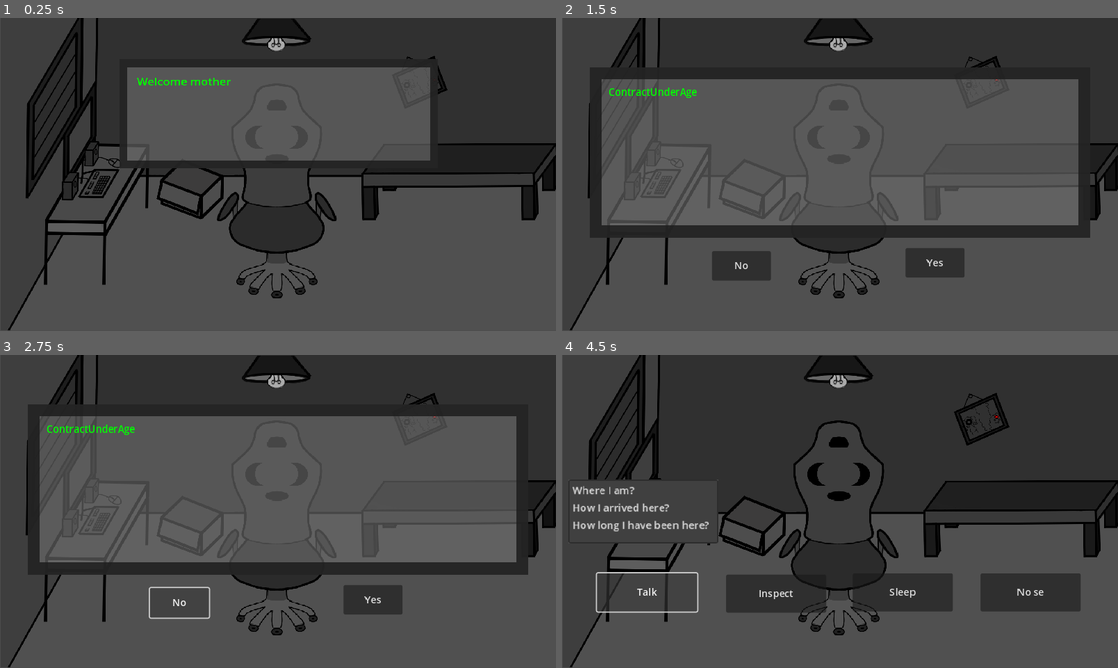
Above: before the commit, frames 1-4 (two rows, left to right).
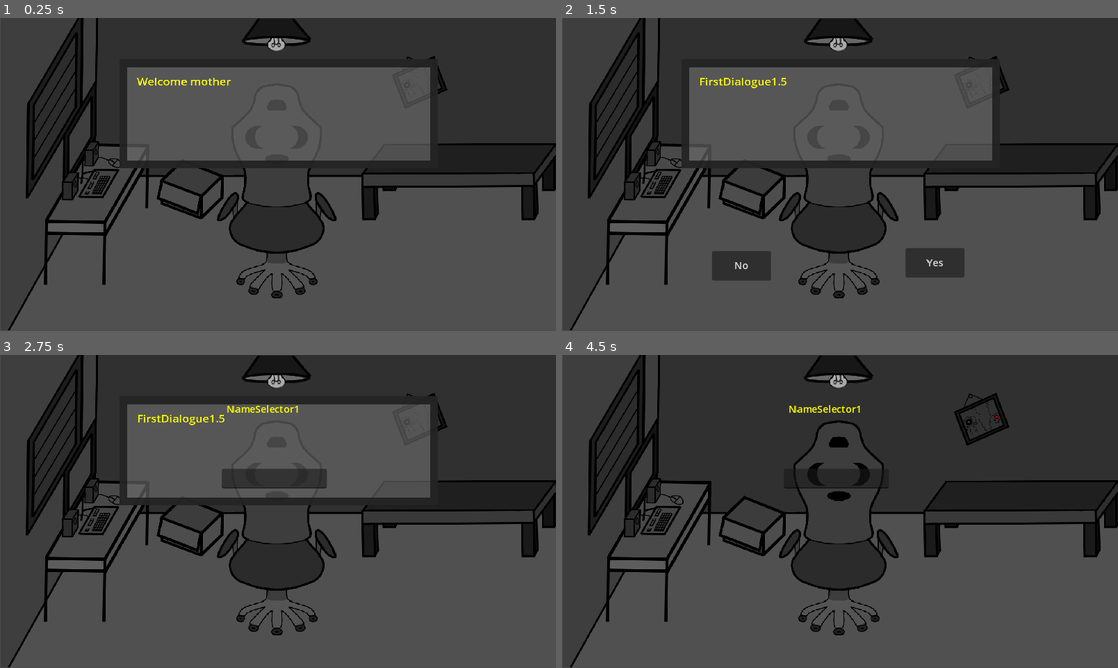
Above: after the commit, the same moments.

Repository: IkerFe/Paranoia
Game: Godot game, scene res://scenes/paranoia.tscn
The game is run twice, just before and just after one commit, with the same random seed, the same clock (stepped at 60 frames per second) and the same inputs.
Inputs (mouse positions are in pixels of both pictures, inside the frame that each line leads up to):
- Up to frame 1 (0.25 s): no input
- Up to frame 2 (1.5 s): tap Enter at 0.5, 0.6, 1.35 s; move the mouse to (962, 158) at 0.52 s; click (962, 158) at 0.67 s; tap Space at 0.77, 1.25 s; move the mouse to (728, 190) at 1.27 s; click (728, 190) at 1.42 s
- Up to frame 3 (2.75 s): tap Space at 1.52 s; click "No" at 2 s
- Up to frame 4 (4.5 s): click (934, 599) at 2.75 s, where only the run before the commit has a clickable "Yes"; tap Enter at 3.5, 3.6 s; move the mouse to (895, 442) at 3.52 s; click (895, 442) at 3.67 s; click (645, 592) at 4.25 s, where only the run before the commit has a clickable "Talk"

The runs differ from the first frame. In frame 1, 0.2% of the frame differs, in the area x 24-42%, y 19-22%; in frame 2, 24%; in frame 3, 27%, in the area x 5-95%, y 13-85%; in frame 4, 8.9%.
Error after the commit: Cannot call method 'connect' on a null value. (res://scripts/Inspect/selectObject.gd:17)

Commit message:
Escena inicio acabada -logros

Diff:
--- a/Paranoia/scenes/paranoia.tscn
+++ b/Paranoia/scenes/paranoia.tscn
@@ -8,6 +8,7 @@
 [ext_resource type="Script" path="res://scripts/Inspect/selectObject.gd" id="3_q1ynn"]
 [ext_resource type="Texture2D" uid="uid://bdbjxxcg3oekr" path="res://assets/prueb1.png" id="6_sp7hb"]
 [ext_resource type="Texture2D" uid="uid://c27v4v3ghsxoy" path="res://assets/prueb2.png" id="7_7cddo"]
+[ext_resource type="Texture2D" uid="uid://bg8d3nkggdry3" path="res://assets/boxColider.png" id="8_4xcta"]
 [ext_resource type="Texture2D" uid="uid://cixuwr3s7ii5e" path="res://assets/background.png" id="8_lx6n2"]
 [ext_resource type="Texture2D" uid="uid://cyhkbgg3xw0g8" path="res://assets/window.png" id="9_87m1q"]
 [ext_resource type="Texture2D" uid="uid://bks7h4lp6k4yv" path="res://assets/table.png" id="10_j7gyu"]
@@ -19,12 +20,16 @@
 [ext_resource type="Texture2D" uid="uid://hjhjr28ectbw" path="res://assets/mouse CHANGE.png" id="16_uqhjp"]
 [ext_resource type="Texture2D" uid="uid://2lbl5lg6qamy" path="res://assets/screen.png" id="17_mp1ts"]
 [ext_resource type="Texture2D" uid="uid://dur2iq02o7813" path="res://assets/speaker.png" id="18_qp6i4"]
-[ext_resource type="Script" path="res://scripts/She.gd" id="19_lwa40"]
+[ext_resource type="Script" path="res://scripts/MainCharacter/She.gd" id="19_lwa40"]
 [ext_resource type="Texture2D" uid="uid://p7yxfl0s2n74" path="res://assets/light.png" id="20_rhj0t"]
 [ext_resource type="Texture2D" uid="uid://b78bbgwr8ppdv" path="res://assets/recuadroTexto.png" id="22_tcwrw"]
-[ext_resource type="Script" path="res://scripts/popUp.gd" id="23_eb1w8"]
-[ext_resource type="Script" path="res://scenes/ButtonYesPopUp.gd" id="23_icxp5"]
-[ext_resource type="Script" path="res://scripts/protagonistTextVisible.gd" id="25_ssu0x"]
+[ext_resource type="Script" path="res://scripts/PopUp/popUp.gd" id="23_eb1w8"]
+[ext_resource type="Script" path="res://scripts/PopUp/ButtonPopUp.gd" id="23_icxp5"]
+[ext_resource type="Script" path="res://scripts/InsertText/ButtonInsertTextNo.gd" id="23_tcbj3"]
+[ext_resource type="Script" path="res://scripts/MainCharacter/protagonistTextVisible.gd" id="25_ssu0x"]
+[ext_resource type="Script" path="res://scripts/InsertText/playerInsertText.gd" id="26_3y6w7"]
+[ext_resource type="Script" path="res://scripts/InsertText/ButtonInsertTextYes.gd" id="27_oge5b"]
+[ext_resource type="Script" path="res://scripts/controlYes&No.gd" id="28_d38lv"]
 
 [sub_resource type="RectangleShape2D" id="RectangleShape2D_g8sv1"]
 size = Vector2(550.944, 472.398)
@@ -59,6 +64,9 @@
 position = Vector2(306.806, 277.487)
 scale = Vector2(0.505081, 0.505081)
 texture = ExtResource("12_ka81t")
+script = ExtResource("3_q1ynn")
+default_texture = ExtResource("12_ka81t")
+hover_texture = ExtResource("8_4xcta")
 
 [node name="Break" type="Sprite2D" parent="."]
 position = Vector2(682.723, 104.712)
@@ -230,7 +238,7 @@
 scale = Vector2(0.636452, 0.63114)
 texture = ExtResource("22_tcwrw")
 
-[node name="ButtonNo" type="Button" parent="SheText"]
+[node name="ButtonNoInsertText" type="Button" parent="SheText"]
 visible = false
 layout_mode = 0
 offset_left = 240.0
@@ -238,8 +246,9 @@
 offset_right = 336.0
 offset_bottom = 423.22
 text = "No"
-
-[node name="ButtonYes" type="Button" parent="SheText"]
+script = ExtResource("23_tcbj3")
+
+[node name="ButtonPopUp" type="Button" parent="SheText"]
 visible = false
 layout_mode = 0
 offset_left = 555.183
@@ -252,7 +261,7 @@
 [node name="PopUpScript" type="Node" parent="SheText" node_paths=PackedStringArray("popUp", "yesButton", "noButton", "popUpText")]
 script = ExtResource("23_eb1w8")
 popUp = NodePath("../BackroundPopUp")
-yesButton = NodePath("../ButtonYes")
+yesButton = NodePath("../ButtonPopUp")
 noButton = NodePath("../ButtonNo")
 popUpText = NodePath("../TextPopUp")
 
@@ -282,3 +291,46 @@
 script = ExtResource("25_ssu0x")
 text = NodePath("../Dialogue")
 background = NodePath("../BackgoundProtagonist")
+
+[node name="InsertText2" type="Node" parent="SheText" node_paths=PackedStringArray("text", "insertText")]
+script = ExtResource("26_3y6w7")
+text = NodePath("../TextPopUp2")
+insertText = NodePath("../InsertText")
+
+[node name="InsertText" type="LineEdit" parent="SheText"]
+visible = false
+layout_mode = 0
+offset_left = 357.068
+offset_top = 181.152
+offset_right = 528.068
+offset_bottom = 213.152
+
+[node name="TextPopUp2" type="RichTextLabel" parent="SheText"]
+visible = false
+layout_mode = 0
+offset_left = 365.445
+offset_top = 73.2984
+offset_right = 566.445
+offset_bottom = 120.298
+bbcode_enabled = true
+
+[node name="ButtonYesInsertText" type="Button" parent="SheText"]
+visible = false
+layout_mode = 0
+offset_left = 555.183
+offset_top = 369.984
+offset_right = 651.183
+offset_bottom = 417.984
+text = "Yes"
+script = ExtResource("27_oge5b")
+
+[node name="ControlYes&No" type="Node" parent="SheText"]
+script = ExtResource("28_d38lv")
+
+[node name="ButtonNo" type="Button" parent="SheText"]
+visible = false
+offset_left = 240.0
+offset_top = 375.22
+offset_right = 336.0
+offset_bottom = 423.22
+text = "No"
--- /dev/null
+++ b/Paranoia/scripts/InsertText/ButtonInsertTextNo.gd
@@ -0,0 +1,13 @@
+extends Button
+
+@export var mi_variable: int = 0
+
+func _ready():
+	connect("pressed", Callable(self, "buttonPressed"))
+
+func buttonPressed():
+	var showButtons =  $"../ControlYes&No"
+	showButtons.hide_buttons("ButtonYesInsertText","ButtonNoInsertText")
+	var insertText =  $"../InsertText2"
+	insertText.showPlayerInsertText()
+	Global.OrderDialogue = 3
--- /dev/null
+++ b/Paranoia/scripts/InsertText/ButtonInsertTextYes.gd
@@ -0,0 +1,11 @@
+extends Button
+
+var endStartDialogue = false
+
+func _ready():
+	connect("pressed", Callable(self, "buttonPressed"))
+
+func buttonPressed():
+	var hideButtons =  $"../ControlYes&No"
+	hideButtons.hide_buttons(self.name,"ButtonNoInsertText")
+	endStartDialogue = true
--- /dev/null
+++ b/Paranoia/scripts/InsertText/playerInsertText.gd
@@ -0,0 +1,32 @@
+extends Node
+
+@export var text: RichTextLabel
+@export var insertText: LineEdit
+
+var texto_guardado: String = ""
+
+func _ready():
+	insertText.max_length = 33
+	match Global.OrderDialogue:
+		1:
+			Global.Dialogue = [
+				"NameSelector1",
+			]
+	Global.update_dialogue_text(text)
+	# Conecta la señal `text_submitted` en lugar de `text_entered`
+	insertText.connect("text_submitted", Callable(self, "pressEnter"))
+
+func pressEnter(nuevo_texto: String) -> void:
+	texto_guardado = nuevo_texto
+	print("textCorrect", texto_guardado)
+	hidePlayerInsertText()
+	var textProta = $"../TextProta"
+	textProta.protagonistTextAppear()
+
+func showPlayerInsertText():
+	insertText.visible = true;
+	text.visible = true;
+
+func hidePlayerInsertText():
+	insertText.visible = false;
+	text.visible = false;
--- a/Paranoia/scripts/She.gd
+++ b/Paranoia/scripts/MainCharacter/She.gd
@@ -11,24 +11,43 @@
 	Global.avanzar_dialogo(dialogueProtagonist)
 
 func _input(event):
-	if event.is_pressed() and (
+
+	if Global.EndDialogue == true:
+		end_dialogue()
+
+	elif event.is_pressed() and (
 	event is InputEventMouseButton and event.button_index != MOUSE_BUTTON_WHEEL_UP and event.button_index != MOUSE_BUTTON_WHEEL_DOWN
 	or event is InputEventScreenTouch
 	or event is InputEventKey and (event.keycode == KEY_ENTER or event.keycode == KEY_SPACE)):
 		Global.avanzar_dialogo(dialogueProtagonist)
-	if Global.EndDialogue == true:
-		end_dialogue()
+
+
 
 func end_dialogue():
 		match Global.OrderDialogue:
-			1:
+			4:
 				var textProta = $"TextProta"
 				textProta.protagonistTextDisappear()
 				var popUp_script = $"PopUpScript"
 				popUp_script.popUpAppear()
 			2:
-				print("OrderDialogue Value: ", Global.OrderDialogue)  # Verifica el valor actual
-				var hide_script = $HideScript
-				hide_script.handle_button_press()
 				Global.DialogueActive = false
-				queue_free()
+				var textProta = $"TextProta"
+				textProta.endProtagonistGrupText()
+
+			3:
+				var textProta = $"TextProta"
+				textProta.protagonistTextDisappear()
+				var insertText = $"InsertText2"
+				insertText.showPlayerInsertText()
+
+
+			1:
+				var showButtonsInsert = $"ButtonYesInsertText"
+				var showInsertButtons = $"ControlYes&No"
+				showInsertButtons.show_buttons("ButtonYesInsertText","ButtonNoInsertText")
+
+				if(showButtonsInsert.endStartDialogue == true):
+					var showButtons = $"HideScript"
+					showButtons.handle_button_press()
+					queue_free()
--- a/Paranoia/scripts/protagonistTextVisible.gd
+++ b/Paranoia/scripts/MainCharacter/protagonistTextVisible.gd
@@ -7,12 +7,15 @@
 	text.visible = false
 	background.visible = false
 
-func protagonistTextAppear():
-	Global.EndDialogue = false
+func endProtagonistGrupText():
 	Global.OrderDialogue += 1
 	Global.NumActualDialogue = -1
 	Global.TextDialogueProta()
 	Global.avanzar_dialogo(text)
+
+func protagonistTextAppear():
+	Global.EndDialogue = false
+	endProtagonistGrupText()
 	text.visible = true
 	background.visible = true
 	Global.DialogueActive = true
--- a/Paranoia/scenes/ButtonYesPopUp.gd
+++ b/Paranoia/scripts/PopUp/ButtonPopUp.gd
@@ -2,10 +2,11 @@
 
 # Called when the node enters the scene tree for the first time.
 func _ready():
-	connect("pressed", Callable(self, "_on_button_pressed"))
+	connect("pressed", Callable(self, "buttonPressed"))
 
-func _on_button_pressed():
+func buttonPressed():
 	var popUp_script = $"../PopUpScript"
 	popUp_script.popUpDisappear()
 	var textProta = $"../TextProta"
 	textProta.protagonistTextAppear()
+	queue_free()
--- a/Paranoia/scripts/popUp.gd
+++ b/Paranoia/scripts/PopUp/popUp.gd
@@ -12,9 +12,9 @@
 
 func popUpDisappear():
 	popUp.visible = false
-	yesButton.visible = false
 	noButton.visible = false
 	popUpText.visible = false
+
 
 func _ready():
 	match Global.OrderDialogue:
--- /dev/null
+++ b/Paranoia/scripts/controlYes&No.gd
@@ -0,0 +1,25 @@
+extends Node
+
+func _toggle_buttons(show: bool, buttonTrue: String, buttonFalse: String) -> void:
+ # Intentar obtener buttonYes usando get_node_or_null
+	var buttonYes = get_node_or_null("../" + buttonTrue)
+	if buttonYes:
+		var buttonNo = get_node_or_null("../" + buttonFalse)
+		if buttonNo:
+			buttonNo.visible = show
+			buttonYes.visible = show
+	else:
+		buttonYes = get_node_or_null(buttonTrue)
+		if buttonYes:
+			var buttonNo = get_node_or_null(buttonFalse)
+			if buttonNo:
+				buttonNo.visible = show
+				buttonYes.visible = show
+
+
+
+func show_buttons(buttonTrue: String, buttonFalse: String) -> void:
+	_toggle_buttons(true, buttonTrue, buttonFalse)
+
+func hide_buttons(buttonTrue: String, buttonFalse: String) -> void:
+	_toggle_buttons(false, buttonTrue, buttonFalse)
--- a/Paranoia/scripts/disctionary.gd
+++ /dev/null
@@ -1,12 +0,0 @@
-extends Node2D  # o cualquier otro nodo
-
-func _ready():
-	# Forma simple de crear un diccionario
-	var mi_dict = {"nombre": "Juan", "edad": 30}
-	print(mi_dict)
-
-	# Usando la clase Dictionary
-	var otro_dict = Dictionary()
-	otro_dict["nombre"] = "María"
-	otro_dict["edad"] = 25
-	print(otro_dict)
--- a/Paranoia/scripts/global.gd
+++ b/Paranoia/scripts/global.gd
@@ -24,12 +24,18 @@
 				"FirstDialogue2.1",
 				"FirstDialogue2.2",
 			]
+		3:
+			Dialogue = [
+				"NameSelector1.1",
+				"NameSelector1.2"
+			]
+
 # Función para actualizar el texto traducido en el RichTextLabel
 func update_dialogue_text(dialogueProtagonist: RichTextLabel) -> void:
-	# Traducir la clave antes de asignarla al RichTextLabel
-		#print("OrderDialogue Value: ", Global.OrderDialogue)  # Verifica el valor actual
-		var translated_text = tr(Dialogue[NumActualDialogue])
-		dialogueProtagonist.bbcode_text = "[color=green]" + translated_text + "[/color]"
+	var translated_text = tr(Dialogue[NumActualDialogue])
+	dialogueProtagonist.bbcode_text = "[color=yellow]" + translated_text + "[/color]"
+
+
 
 func avanzar_dialogo(dialogueProtagonist: RichTextLabel):
 	# Si hay más diálogos disponibles, actualiza el texto
Binary file added: Paranoia/assets/boxColider.png
Not shown, added: Paranoia/assets/boxColider.png.import
Not shown: 1 places in Paranoia/scenes/paranoia.tscn that only renumber resources
